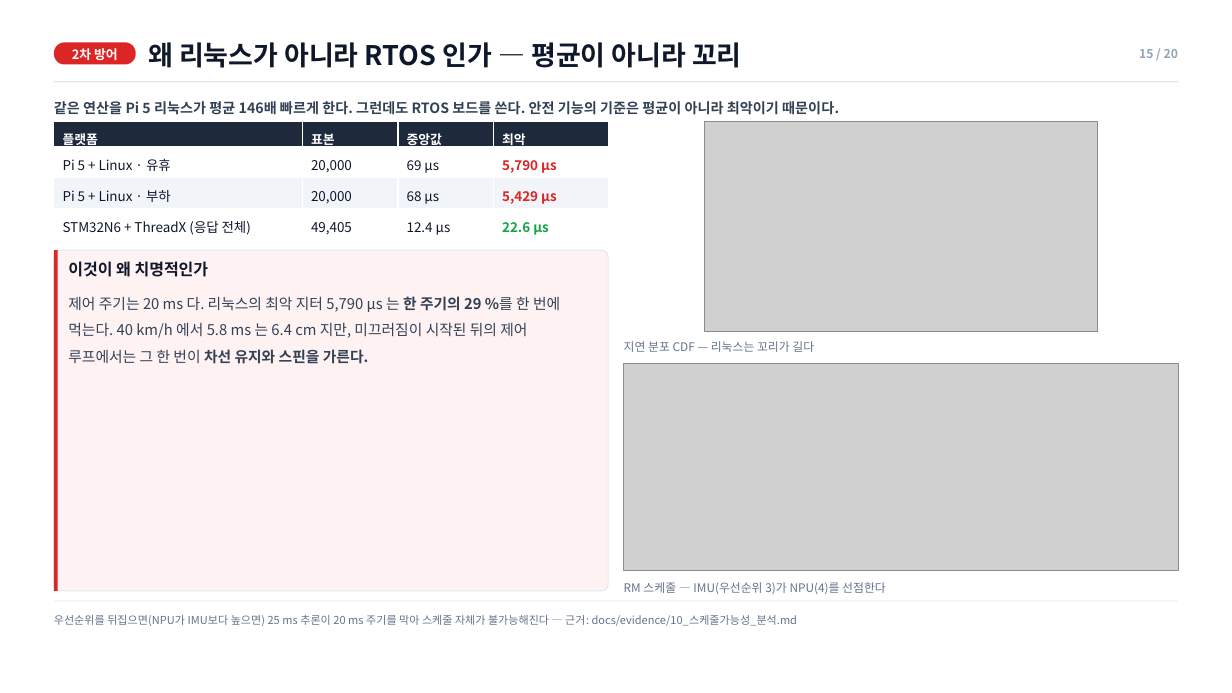
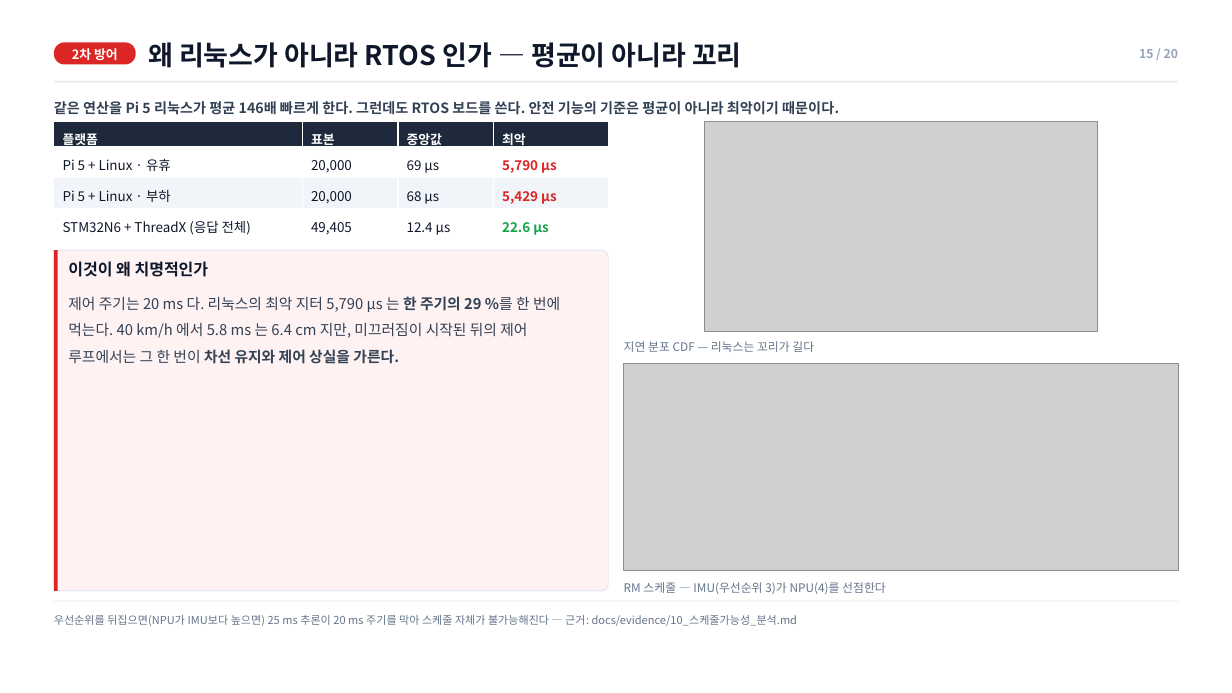
Before and after one commit to gkgk0119gmail-arch/2026ESWContest_mobility_ARTS, a slide deck: slide 15 of report/2026ESWContest_모빌리티_ARTS_개발완료보고서.pptx. Drawn at 1232x693 pixels with LibreOffice and Linux fonts; fonts in the diff are those of the drawing; grey boxes stand for pictures. Boxes give left, top, right and bottom in pixels: in the first picture for what was removed or moved away, otherwise in the second. Text is boxed around its words. In the diff, an @@ line names an element or a change of style, - is before the commit and + after.

Commit message:
README 접힘 제거 + '역방향으로 스핀' 은 측정값과 다르다
1) README 의 <details> 7곳을 전부 펼쳤다. 날씨 격자·데이터셋 출처·파라미터 5묶음·
HIL 설정이 접혀 있어 심사위원이 펼쳐야 보였다. 이제 쭉 읽힌다.

2) '역방향으로 스핀한다'는 틀린 서술이었다. 스핀 판정은 차선 대비 방향 오차 86° 초과이고,
기준선 9건의 실측값은 −88.4°~−99.2° 다. 차체가 차로를 가로질러 돌아간 것이지 역방향을
본 적이 없다. README 히어로 설명, 기준선 설명, 발표자료 16쪽을 전부 '가로로 돌아간다'로
고치고 정의와 실측 범위를 함께 적었다.

3) '자율주행을 그대로 두면 역방향을 본 차가 다시 가속해 유턴해 들어갔다'는 문단을 뺐다.
트래픽 매니저가 경로 복귀를 시도해 생긴 현상인데, 읽는 쪽에서는 '운전자가 역방향으로
가속했다'로 읽혀 오히려 근거를 의심하게 만든다. 기준선의 가정만 남겼다.
코드 주석(carla_demo.py, rerun_baseline.sh)에는 왜 자율주행을 떼는지가 필요하므로
설명은 두되, 실제 기전대로 '복귀 조향이 들어가 차가 돌아서 다시 들어갔다'로 고쳤다.

```diff
--- a/report/2026ESWContest_모빌리티_ARTS_개발완료보고서.pptx
+++ b/report/2026ESWContest_모빌리티_ARTS_개발완료보고서.pptx
@@ text at <box>68,296,560,364</box>: text changed @@
-제어 주기는 20 ms 다. 리눅스의 최악 지터 5,790 µs 는 한 주기의 29 %를 한 번에 먹는다. 40 km/h 에서 5.8 ms 는 6.4 cm 지만, 미끄러짐이 시작된 뒤의 제어 루프에서는 그 한 번이 차선 유지와 스핀을 가른다.
+제어 주기는 20 ms 다. 리눅스의 최악 지터 5,790 µs 는 한 주기의 29 %를 한 번에 먹는다. 40 km/h 에서 5.8 ms 는 6.4 cm 지만, 미끄러짐이 시작된 뒤의 제어 루프에서는 그 한 번이 차선 유지와 제어 상실을 가른다.
```
Also in this commit, not shown: 2 other slides changed, 6 other files.
